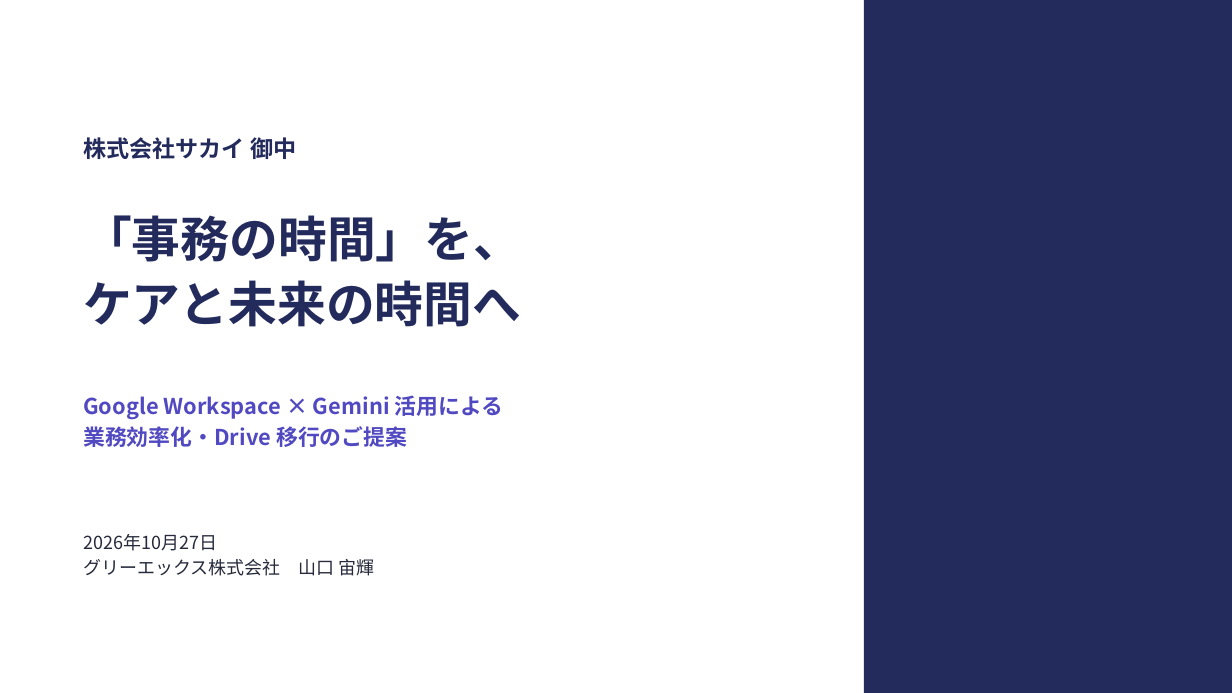
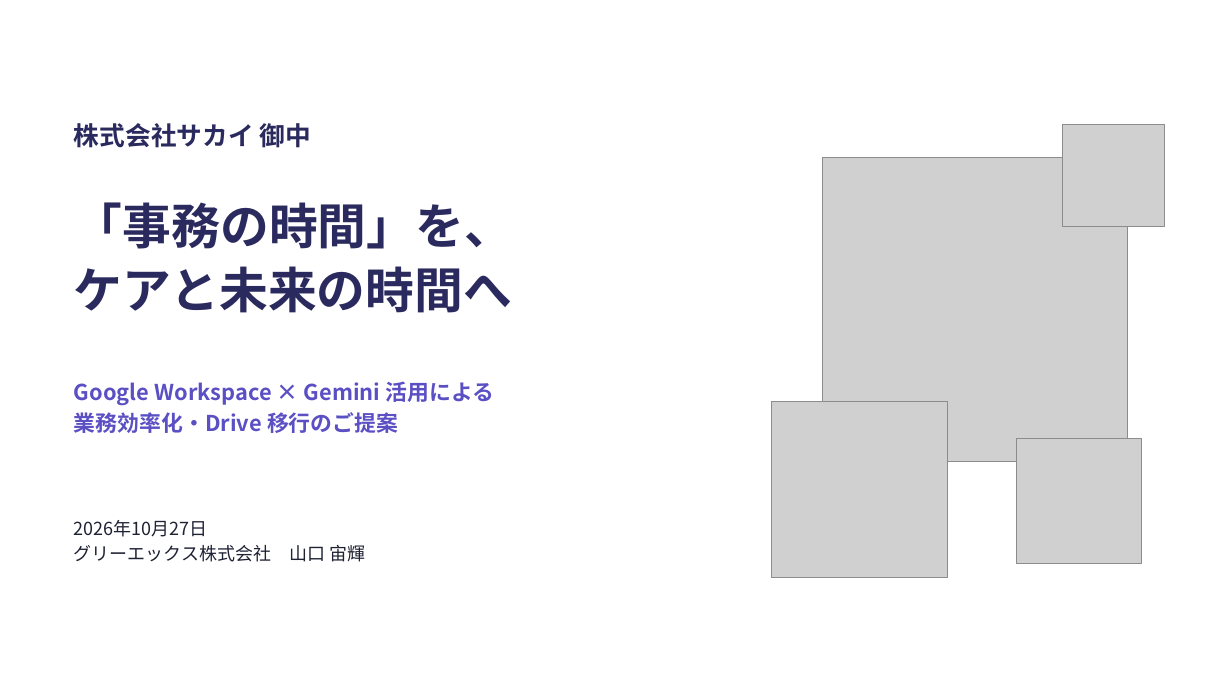
Before and after one commit to hjack0703/sakai, a slide deck: slide 1 of docs/20261027_サカイ様向けご提案_GREEX.pptx. Drawn at 1232x693 pixels with LibreOffice and Linux fonts; fonts in the diff are those of the drawing; grey boxes stand for pictures. Boxes give left, top, right and bottom in pixels: in the first picture for what was removed or moved away, otherwise in the second. Text is boxed around its words. In the diff, an @@ line names an element or a change of style, - is before the commit and + after.

```diff
--- a/docs/20261027_サカイ様向けご提案_GREEX.pptx
+++ b/docs/20261027_サカイ様向けご提案_GREEX.pptx
@@ rectangle removed at [864, 0, 1232, 693] @@
@@ text "株式会社サカイ 御中": place and size @@
-text "株式会社サカイ 御中" at [83, 137, 296, 159]
+text "株式会社サカイ 御中" at [74, 123, 311, 148]
@@ text "株式会社サカイ 御中" at [74, 123, 311, 148]: size 18 to 20 pt, text colour #232B5C to #2B2A5E @@
@@ picture added at [1063, 125, 1165, 226] @@
@@ picture added at [823, 157, 1128, 462] @@
@@ title "「事務の時間」を、": place and size @@
-title "「事務の時間」を、" at [83, 215, 522, 327]
+title "「事務の時間」を、" at [74, 202, 513, 313]
@@ title "「事務の時間」を、" at [74, 202, 513, 313]: text colour #232B5C to #2B2A5E @@
@@ text "Google Workspace × Gemini 活用による": place and size @@
-text "Google Workspace × Gemini 活用による" at [83, 395, 504, 447]
+text "Google Workspace × Gemini 活用による" at [74, 381, 495, 433]
@@ text "Google Workspace × Gemini 活用による" at [74, 381, 495, 433]: text colour #5149C1 to #5B4FC4 @@
@@ picture added at [772, 402, 947, 578] @@
@@ picture added at [1017, 439, 1141, 564] @@
@@ text "2026年10月27日": place and size @@
-text "2026年10月27日" at [83, 534, 375, 576]
+text "2026年10月27日" at [74, 520, 365, 562]
@@ text "2026年10月27日" at [74, 520, 365, 562]: text colour #262A3B to #1F2233 @@
```
Also in this commit, not shown: 25 other slides changed, 6 other files.
